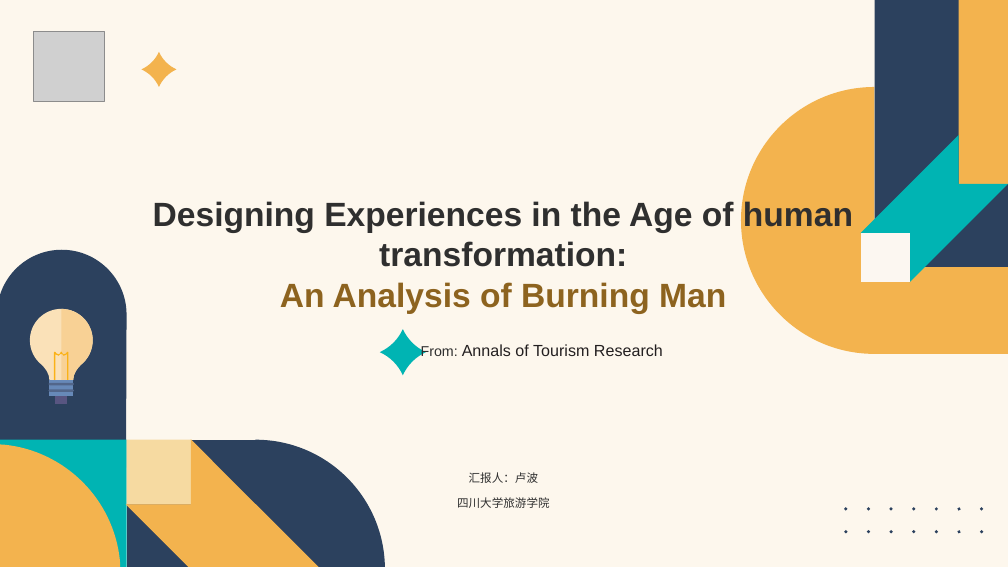
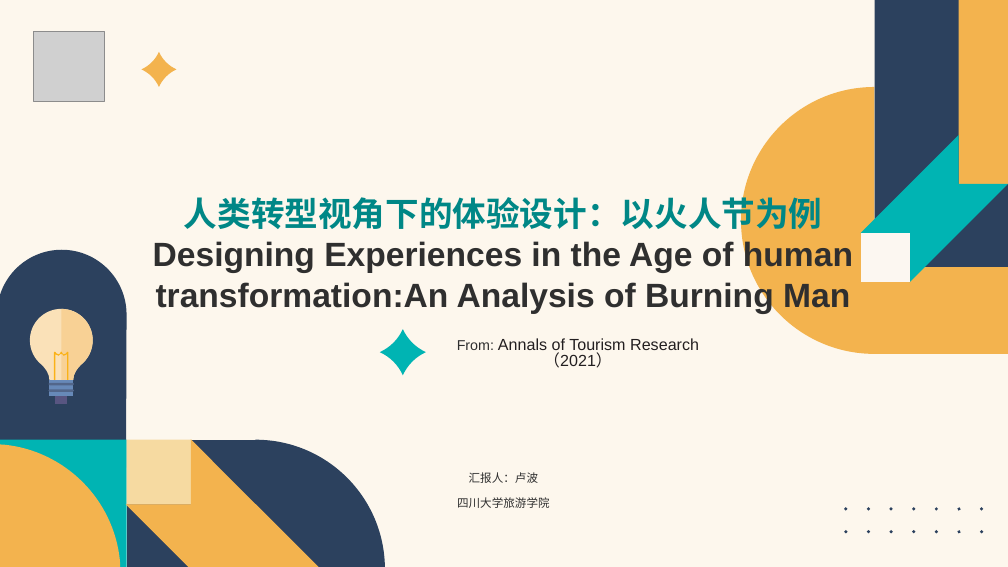
Before and after one commit to Vaelubo/Research, a slide deck: slide 1 of SSCI文章汇报.pptx. Drawn at 1008x567 pixels with LibreOffice and Linux fonts; fonts in the diff are those of the drawing; grey boxes stand for pictures. Boxes give left, top, right and bottom in pixels: in the first picture for what was removed or moved away, otherwise in the second. Text is boxed around its words. In the diff, an @@ line names an element or a change of style, - is before the commit and + after.

```diff
--- a/SSCI文章汇报.pptx
+++ b/SSCI文章汇报.pptx
@@ title at (153, 192, 853, 314): text changed @@
-Designing Experiences in the Age of human transformation:
-An Analysis of Burning Man
+人类转型视角下的体验设计：以火人节为例
+Designing Experiences in the Age of human transformation:An Analysis of Burning Man
@@ subtitle at (457, 338, 699, 368): text changed @@
-From: Annals of Tourism Research
+From: Annals of Tourism Research（2021）
```
Also in this commit, not shown: 6 other slides changed, 14 slides added, 14 slides removed.
